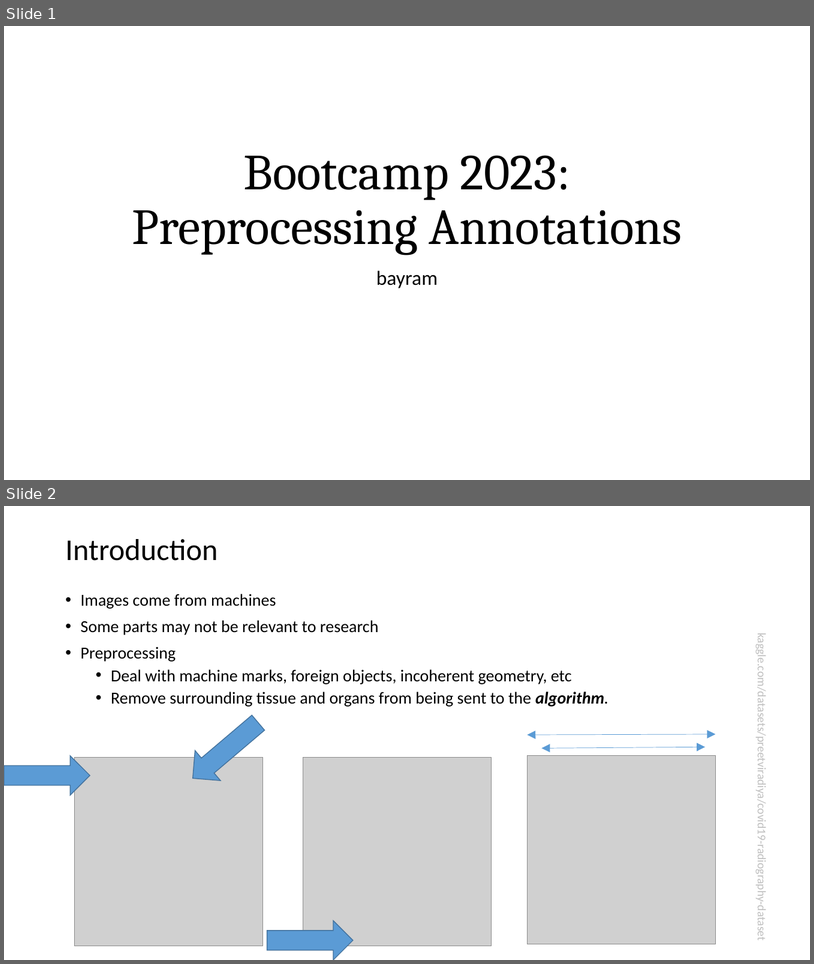
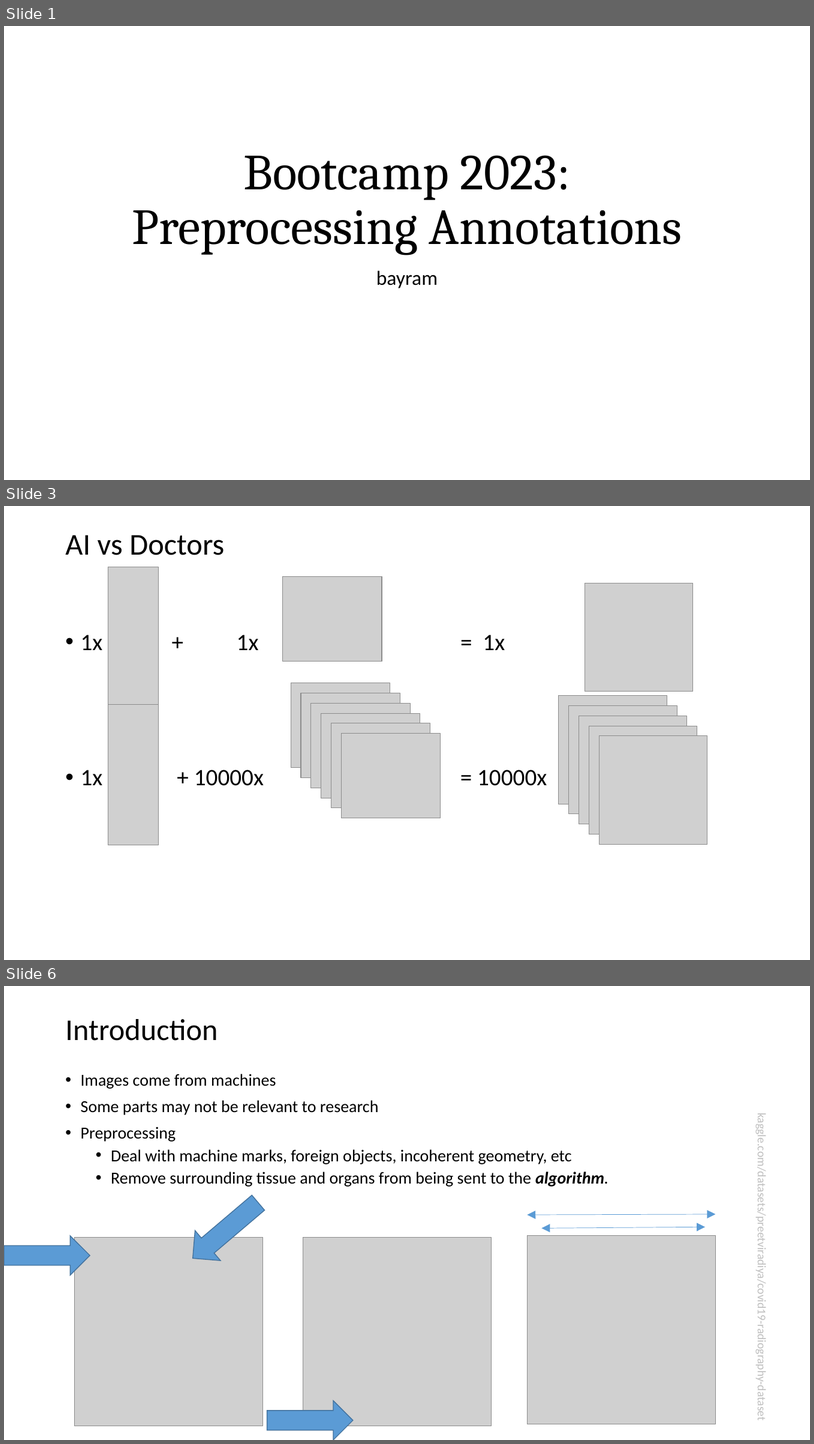
Before and after one commit to wake-forest-ctsi/CALIBIR-boot-camp, a slide deck: bootcamp_02/pythons/bootcamp 2023 v0.pptx. Shown one above the other, each under a label of ours: slides 1 and 2 before the commit, slides 1, 3 and 6 after it; the slides between them are not shown. The pictures are 814x964 and 814x1444 pixels, drawn with LibreOffice and Linux fonts; fonts in the diff are those of the drawing; grey boxes stand for pictures. Boxes give left, top, right and bottom in pixels: in the first picture for what was removed or moved away, otherwise in the second. Text is boxed around its words. In the diff, an @@ line names an element or a change of style, - is before the commit and + after.

```diff
--- a/bootcamp_02/pythons/bootcamp 2023 v0.pptx
+++ b/bootcamp_02/pythons/bootcamp 2023 v0.pptx
@@ slide 3 added at bbox=[4, 506, 810, 960], background #FFFFFF @@
@@ title added at bbox=[65, 535, 224, 555], 36 pt, text #000000 @@
+AI vs Doctors
@@ picture added at bbox=[108, 567, 159, 708] @@
@@ picture added at bbox=[283, 577, 382, 661] @@
@@ picture added at bbox=[585, 583, 693, 691] @@
@@ text added at bbox=[81, 634, 547, 786], 28 pt, text #000000 @@
+• 1x + 1x = 1x
+• 1x + 10000x = 10000x
@@ picture added at bbox=[108, 704, 159, 844] @@
@@ group added at bbox=[291, 682, 441, 818]: 6 pictures @@
@@ group added at bbox=[560, 696, 708, 844]: 5 pictures @@
@@ what was slide 2 is now slide 6 @@
```
Also in this commit, not shown: 3 slides changed, 4 other slides added, 2 other files.
